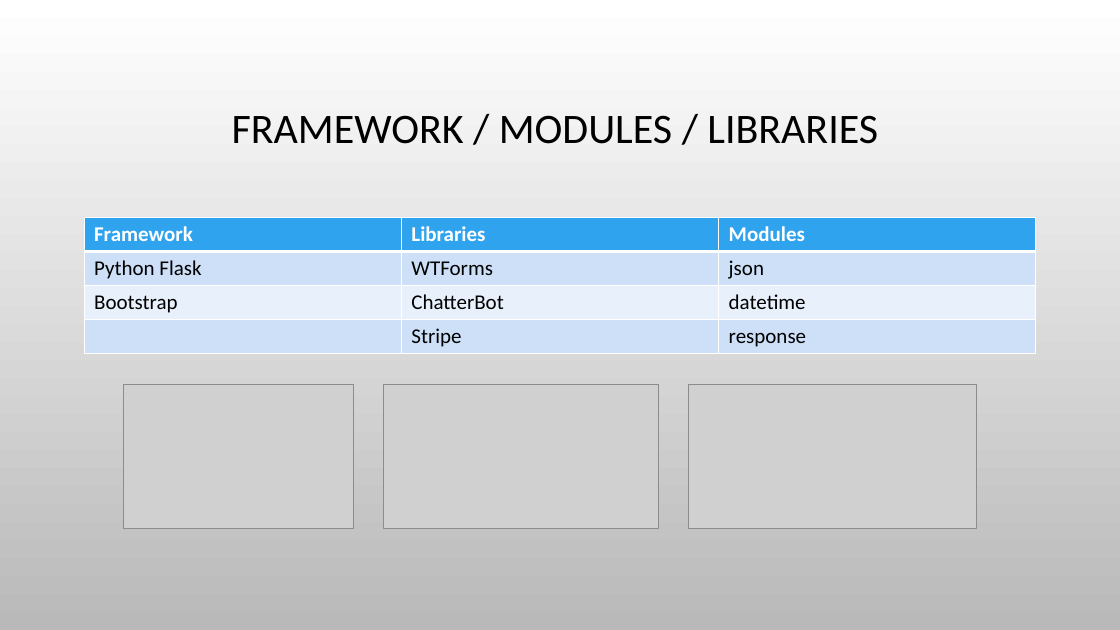
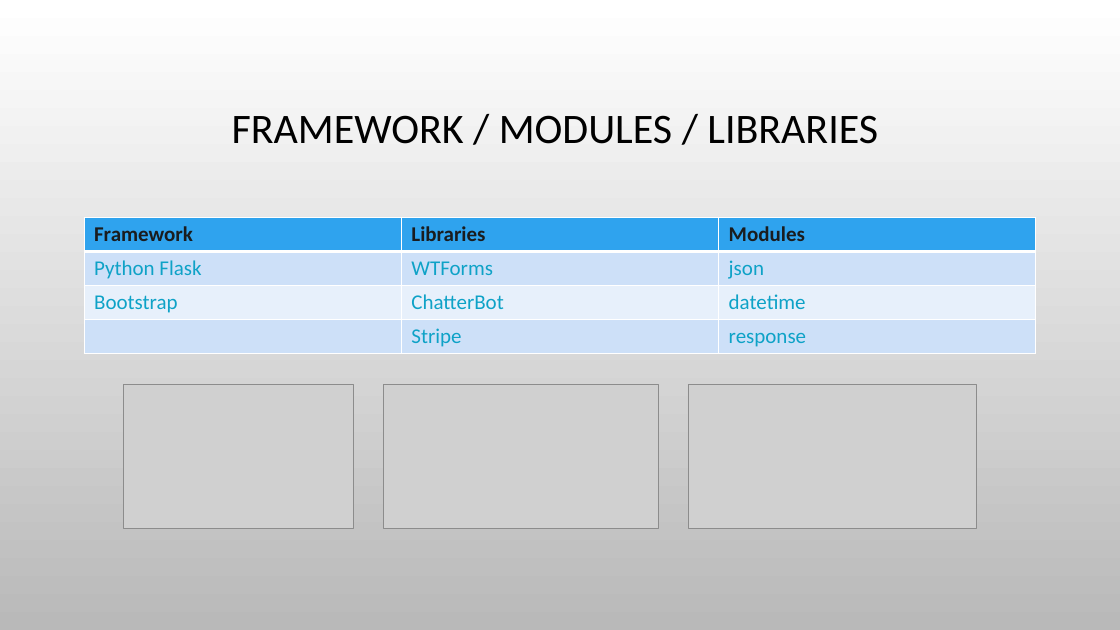
Before and after one commit to hyunatic/cz1003, a slide deck: slide 3 of CX1003 Project.pptx. Drawn at 1120x630 pixels with LibreOffice and Linux fonts; fonts in the diff are those of the drawing; grey boxes stand for pictures; background and template pictures are left out. Boxes give left, top, right and bottom in pixels: in the first picture for what was removed or moved away, otherwise in the second. Text is boxed around its words. In the diff, an @@ line names an element or a change of style, - is before the commit and + after.

```diff
--- a/CX1003 Project.pptx
+++ b/CX1003 Project.pptx
@@ table at <box>84,218,1037,354</box> @@
@@ text colour #FFFFFF to #1A1C1E in "Framework", "Libraries", "Modules" @@
@@ text colour #000000 to #0EA2C7 in "Python Flask", "WTForms", "json", "Bootstrap" and 4 more places @@
@@ borders changed @@
```
Also in this commit, not shown: 6 other slides changed, 1 other file.
